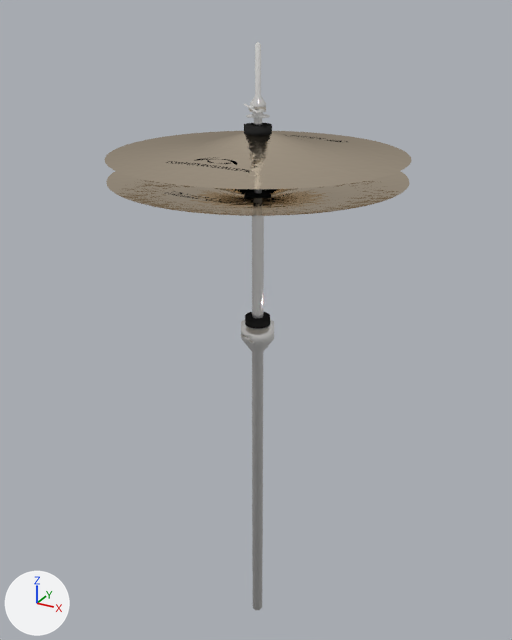
Two versions of the Blender file scenes/cymbals.blend, one commit apart.
Before and after are seen from a 50 mm camera at (7.48, -13.69, 2.86) aimed at (-0.23, 0.33, -4.15). Arrows for +X, +Y and +Z are at lower left; the lights stay in place.

The older version as bpy lines, for what is in view:
```python
ob_beziercircle = bpy.data.objects.new('BezierCircle', me_mesh)
ob_beziercircle.location = (0.0, 0.0, 0.0)
ob_beziercircle_001 = bpy.data.objects.new('BezierCircle.001', me_mesh_001)
ob_beziercircle_001.location = (0.0, 0.0, -0.56)
ob_beziercircle_001.rotation_euler = (3.142, 0.0, 0.0)  # degrees (180, 0, 0)
ob_cylinder = bpy.data.objects.new('Cylinder', me_cylinder_001)
ob_cylinder.location = (0.0, 0.0, -2.79)
ob_cylinder.scale = (0.137, 0.137, 1.12)
ob_cylinder_001 = bpy.data.objects.new('Cylinder.001', me_cylinder_002)
ob_cylinder_001.location = (0.0, 0.0, 0.44)
ob_cylinder_001.scale = (0.301, 0.301, 0.148)
ob_cylinder_003 = bpy.data.objects.new('Cylinder.003', me_cylinder_003)
ob_cylinder_003.location = (0.0, 0.0, 0.96)
ob_cylinder_003.scale = (0.301, 0.301, 0.148)
ob_cylinder_004 = bpy.data.objects.new('Cylinder.004', me_cylinder_004)
ob_cylinder_004.location = (0.01, -0.25, 0.99)
ob_cylinder_004.scale = (1.25, 1.25, 1.25)
ob_cylinder_005 = bpy.data.objects.new('Cylinder.005', me_cylinder_006)
ob_cylinder_005.location = (0.0, 0.0, -4.3)
ob_cylinder_005.rotation_euler = (3.142, 0.0, 0.0)  # degrees (180, 0, 0)
ob_cylinder_005.scale = (0.692, 0.692, 0.34)
ob_cylinder_006 = bpy.data.objects.new('Cylinder.006', me_cylinder_002)
ob_cylinder_006.location = (0.0, 0.0, -4.02)
ob_cylinder_006.scale = (0.301, 0.301, 0.148)
ob_cylinder_007 = bpy.data.objects.new('Cylinder.007', me_cylinder_004)
ob_cylinder_007.location = (0.01, -0.47, -4.22)
ob_cylinder_007.scale = (1.25, 1.25, 1.25)
```
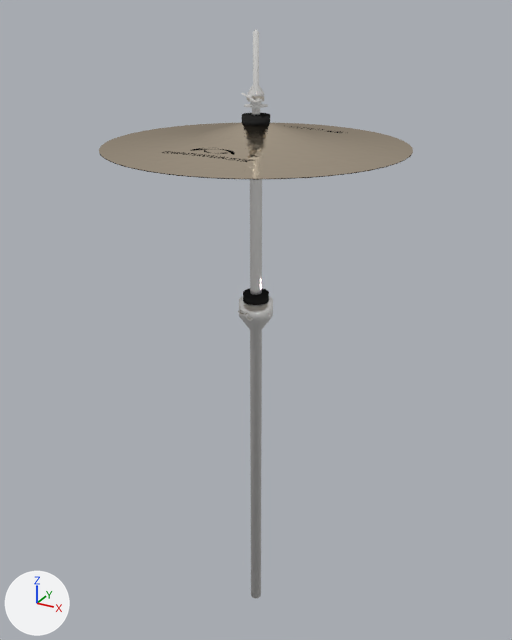
Where the change shows, as pixel boxes (x1, y1, x2, y2) in the pictures (512 x 640 px):
'BezierCircle', moved: before (105, 131, 411, 189); after (99, 123, 413, 179)
'BezierCircle.001', moved: before (106, 171, 410, 216); after (99, 153, 412, 179)
'Cylinder.005', moved: before (241, 319, 274, 610); after (239, 296, 273, 598)
'Cylinder', moved: before (252, 216, 264, 318); after (250, 179, 262, 295)
'Cylinder.003', moved: before (246, 42, 270, 193); after (244, 29, 268, 115)
'Cylinder.006', moved: before (245, 312, 270, 328); after (243, 288, 269, 305)
'Cylinder.001', moved: before (244, 123, 272, 135); after (242, 113, 270, 125)
'Cylinder.002', moved (not visible afterwards): before (244, 189, 271, 198)
'Cylinder.007', moved: before (241, 334, 254, 344); after (238, 310, 252, 321)
'Cylinder.004', moved: before (244, 104, 259, 113); after (241, 93, 257, 102)

Patch to the scene script:
```diff
--- a/scenes/cymbals.blend.py
+++ b/scenes/cymbals.blend.py
@@ ob_cylinder_007 @@
 ob_cylinder_007 = bpy.data.objects.new('Cylinder.007', me_cylinder_004)
-ob_cylinder_007.location = (0.01, -0.47, -4.22)
+ob_cylinder_007.location = (0.09, -0.72, -3.51)
 ob_cylinder_007.scale = (1.25, 1.25, 1.25)
@@ ob_cylinder_006 @@
 ob_cylinder_006 = bpy.data.objects.new('Cylinder.006', me_cylinder_002)
-ob_cylinder_006.location = (0.0, 0.0, -4.02)
+ob_cylinder_006.location = (0.09, -0.25, -3.31)
 ob_cylinder_006.scale = (0.301, 0.301, 0.148)
@@ ob_cylinder_005 @@
 ob_cylinder_005 = bpy.data.objects.new('Cylinder.005', me_cylinder_006)
-ob_cylinder_005.location = (0.0, 0.0, -4.3)
+ob_cylinder_005.location = (0.09, -0.25, -3.6)
 ob_cylinder_005.rotation_euler = (3.142, 0.0, 0.0)  # degrees (180, 0, 0)
@@ ob_cylinder_003 @@
 ob_cylinder_003 = bpy.data.objects.new('Cylinder.003', me_cylinder_003)
-ob_cylinder_003.location = (0.0, 0.0, 0.96)
+ob_cylinder_003.location = (0.09, -0.25, 1.21)
 ob_cylinder_003.scale = (0.301, 0.301, 0.148)
@@ ob_cylinder_002 @@
 ob_cylinder_002 = bpy.data.objects.new('Cylinder.002', me_cylinder_002)
-ob_cylinder_002.location = (0.0, 0.0, -1.03)
+ob_cylinder_002.location = (0.09, -0.25, -0.32)
 ob_cylinder_002.scale = (0.301, 0.301, 0.148)
@@ ob_cylinder_001 @@
 ob_cylinder_001 = bpy.data.objects.new('Cylinder.001', me_cylinder_002)
-ob_cylinder_001.location = (0.0, 0.0, 0.44)
+ob_cylinder_001.location = (0.09, -0.25, 0.68)
 ob_cylinder_001.scale = (0.301, 0.301, 0.148)
@@ ob_cylinder @@
 ob_cylinder = bpy.data.objects.new('Cylinder', me_cylinder_001)
-ob_cylinder.location = (0.0, 0.0, -2.79)
+ob_cylinder.location = (0.09, -0.25, -2.08)
 ob_cylinder.scale = (0.137, 0.137, 1.12)
@@ ob_beziercircle_001 @@
 ob_beziercircle_001 = bpy.data.objects.new('BezierCircle.001', me_mesh_001)
-ob_beziercircle_001.location = (0.0, 0.0, -0.56)
+ob_beziercircle_001.location = (0.09, -0.25, 0.15)
 ob_beziercircle_001.rotation_euler = (3.142, 0.0, 0.0)  # degrees (180, 0, 0)
@@ ob_beziercircle @@
 ob_beziercircle = bpy.data.objects.new('BezierCircle', me_mesh)
-ob_beziercircle.location = (0.0, 0.0, 0.0)
+ob_beziercircle.location = (0.09, -0.25, 0.24)
@@ ob_cylinder_004 @@
 ob_cylinder_004 = bpy.data.objects.new('Cylinder.004', me_cylinder_004)
-ob_cylinder_004.location = (0.01, -0.25, 0.99)
+ob_cylinder_004.location = (0.09, -0.5, 1.23)
 ob_cylinder_004.scale = (1.25, 1.25, 1.25)
```
